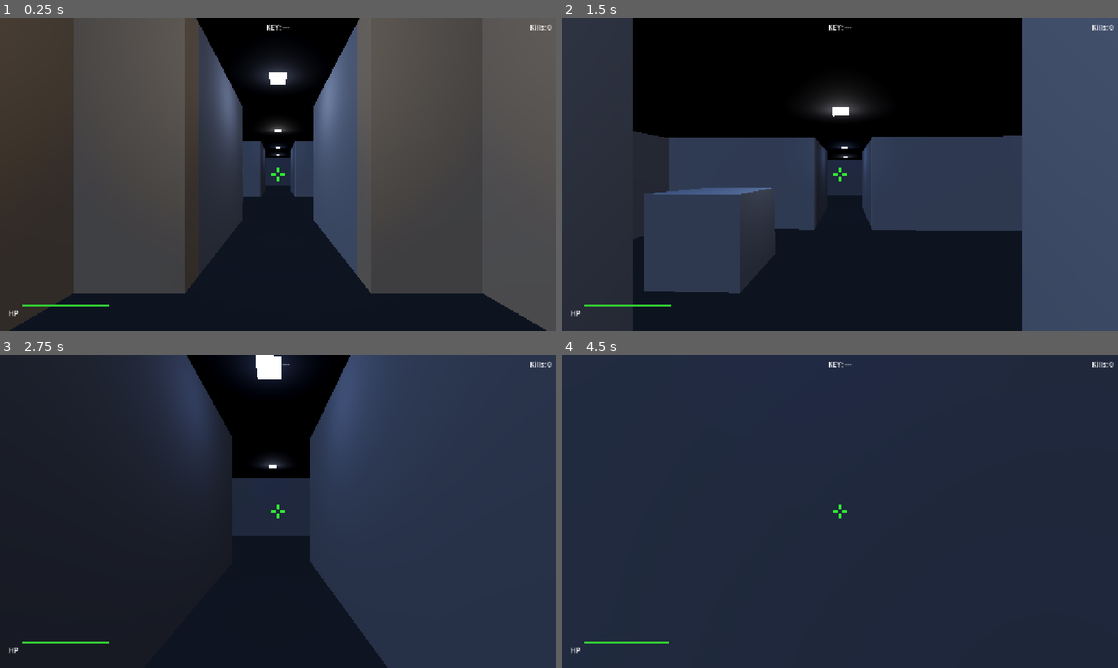
Above: before the commit, frames 1-4 (two rows, left to right).
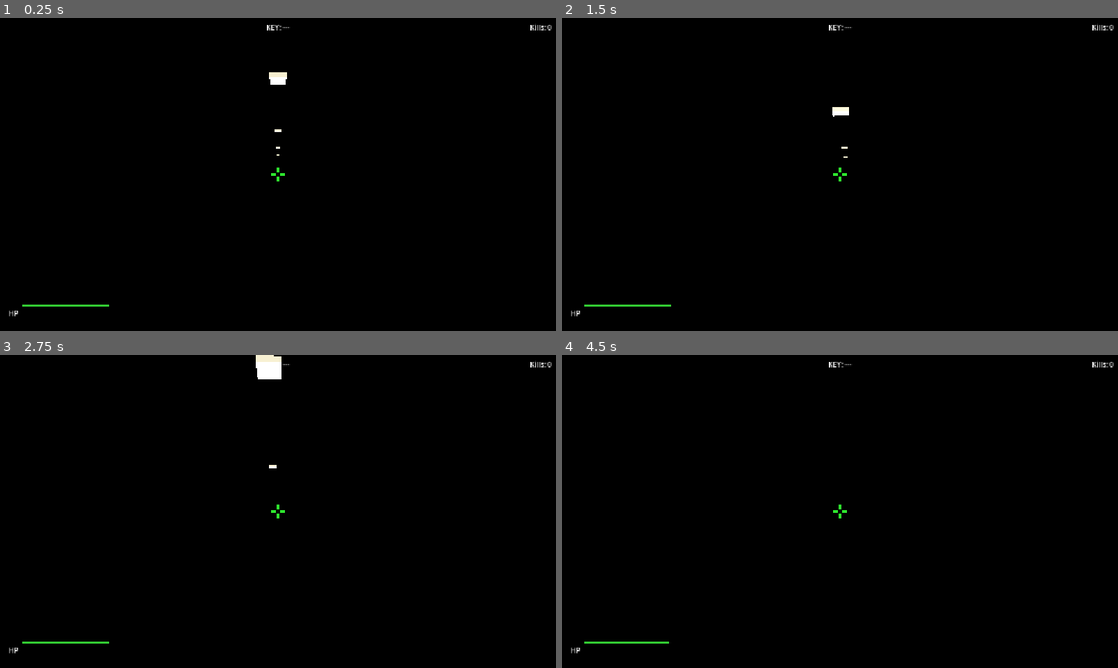
Above: after the commit, the same moments.

Repository: yarlson/hollows
Game: Godot game, scene res://scenes/levels/labyrinth.tscn
The game is run twice, just before and just after one commit, with the same random seed, the same clock (stepped at 60 frames per second) and the same inputs.
Inputs (mouse positions are in pixels of both pictures, inside the frame that each line leads up to):
- Up to frame 1 (0.25 s): no input
- Up to frame 2 (1.5 s): tap Enter at 0.5 s; move the mouse to (867, 174) at 0.52 s; press the mouse at (867, 174) at 0.53 s; hold W (move_forward) from 0.53 s (still down); tap Space (jump) at 0.77 s; move the mouse to (812, 174) at 1.27 s; release the mouse at (812, 174) at 1.28 s; click (812, 174) at 1.35 s
- Up to frame 3 (2.75 s): keep holding W (move_forward); tap Space (jump) at 1.52 s; move the mouse to (289, 505) at 2.02 s; press the mouse at (289, 505) at 2.03 s
- Up to frame 4 (4.5 s): keep holding W (move_forward); move the mouse to (834, 517) at 2.77 s; release the mouse at (834, 517) at 2.78 s; click (834, 517) at 2.85 s; tap Space (jump) at 3.02, 3.77 s; move the mouse to (878, 514) at 3.52 s; press the mouse at (878, 514) at 3.53 s; move the mouse to (795, 508) at 4.27 s; release the mouse at (795, 508) at 4.28 s; click (795, 508) at 4.35 s

The runs differ from the first frame. In frame 1, 93% of the frame differs, in the area x 0-100%, y 0-100%; in frame 2, 73%; in frame 3, 93%; in frame 4, 100%.

Commit message:
Transform lighting to dark atmospheric dungeon style by drastically reducing all light energies (0.2-0.5) and ranges (4-6m), desaturating and warming all lamp colors toward dim amber/orange tones, darkening all materials to near-black (0.06-0.18 albedo), enabling SSAO/volumetric fog/glow/color adjustment for moody atmosphere, and adding player flashlight (spot 15m range, 25° angle) to make navigation require active illumination and create a tense exploration experience where light is scarce and shadows dominate

Diff:
--- a/scenes/levels/labyrinth.tscn
+++ b/scenes/levels/labyrinth.tscn
@@ -11,7 +11,8 @@
 [ext_resource type="MeshLibrary" path="res://scenes/levels/wall_library.tres" id="8_meshlib"]
 
 [sub_resource type="StandardMaterial3D" id="DoorMaterial"]
-albedo_color = Color(0.5, 0.2, 0.1, 1)
+albedo_color = Color(0.2, 0.08, 0.05, 1)
+roughness = 0.8
 
 [sub_resource type="BoxShape3D" id="DoorShape"]
 size = Vector3(0.5, 4, 3)
@@ -27,45 +28,69 @@
 [sub_resource type="Environment" id="Environment_1"]
 background_mode = 2
 sky = SubResource("Sky_1")
-ambient_light_source = 3
-ambient_light_energy = 0.08
+ambient_light_source = 2
+ambient_light_color = Color(0.04, 0.04, 0.08, 1)
+ambient_light_energy = 0.06
 tonemap_mode = 3
+tonemap_exposure = 0.85
+ssao_enabled = true
+ssao_radius = 1.5
+ssao_intensity = 2.5
+glow_enabled = true
+glow_intensity = 0.4
+glow_bloom = 0.15
+glow_blend_mode = 1
+glow_hdr_threshold = 0.8
+volumetric_fog_enabled = true
+volumetric_fog_density = 0.04
+volumetric_fog_albedo = Color(0.1, 0.1, 0.15, 1)
+volumetric_fog_emission = Color(0, 0, 0, 1)
+volumetric_fog_anisotropy = 0.5
+volumetric_fog_length = 30.0
+adjustment_enabled = true
+adjustment_brightness = 0.95
+adjustment_contrast = 1.2
+adjustment_saturation = 0.45
 
 [sub_resource type="StandardMaterial3D" id="FloorMaterial"]
-albedo_color = Color(0.2, 0.2, 0.22, 1)
+albedo_color = Color(0.08, 0.08, 0.1, 1)
+roughness = 0.95
+
+[sub_resource type="StandardMaterial3D" id="SouthHallMaterial"]
+albedo_color = Color(0.14, 0.14, 0.18, 1)
 roughness = 0.9
 
-[sub_resource type="StandardMaterial3D" id="SouthHallMaterial"]
-albedo_color = Color(0.5, 0.52, 0.58, 1)
-
 [sub_resource type="StandardMaterial3D" id="CombatMaterial"]
-albedo_color = Color(0.55, 0.45, 0.38, 1)
+albedo_color = Color(0.15, 0.12, 0.1, 1)
+roughness = 0.9
 
 [sub_resource type="StandardMaterial3D" id="NorthMaterial"]
-albedo_color = Color(0.4, 0.42, 0.48, 1)
+albedo_color = Color(0.1, 0.11, 0.14, 1)
+roughness = 0.9
 
 [sub_resource type="StandardMaterial3D" id="KeyRoomMaterial"]
-albedo_color = Color(0.6, 0.52, 0.35, 1)
+albedo_color = Color(0.18, 0.14, 0.08, 1)
+roughness = 0.9
 
 [sub_resource type="StandardMaterial3D" id="CeilingMaterial"]
-albedo_color = Color(0.15, 0.15, 0.17, 1)
-roughness = 0.95
+albedo_color = Color(0.06, 0.06, 0.08, 1)
+roughness = 0.98
 
 [sub_resource type="StandardMaterial3D" id="LampMaterial"]
-albedo_color = Color(0.9, 0.9, 0.8, 1)
+albedo_color = Color(0.6, 0.55, 0.4, 1)
 emission_enabled = true
-emission = Color(0.9, 0.9, 0.8, 1)
-emission_energy_multiplier = 2.0
+emission = Color(0.7, 0.6, 0.35, 1)
+emission_energy_multiplier = 1.5
 
 [sub_resource type="BoxMesh" id="LampMesh"]
 size = Vector3(0.4, 0.1, 0.4)
 material = SubResource("LampMaterial")
 
 [sub_resource type="StandardMaterial3D" id="ExitLampMaterial"]
-albedo_color = Color(0.6, 0.9, 0.7, 1)
+albedo_color = Color(0.3, 0.5, 0.35, 1)
 emission_enabled = true
-emission = Color(0.6, 1.0, 0.7, 1)
-emission_energy_multiplier = 2.0
+emission = Color(0.2, 0.5, 0.25, 1)
+emission_energy_multiplier = 1.5
 
 [sub_resource type="BoxMesh" id="ExitLampMesh"]
 size = Vector3(0.4, 0.1, 0.4)
@@ -166,11 +191,11 @@
 
 [node name="Light" type="OmniLight3D" parent="Lamps/SpawnLamp"]
 transform = Transform3D(1, 0, 0, 0, 1, 0, 0, 0, 1, 0, 3.5, 0)
-light_color = Color(1.0, 0.95, 0.85, 1)
-light_energy = 0.8
-shadow_enabled = true
-omni_attenuation = 2.0
-omni_range = 6.0
+light_color = Color(0.9, 0.75, 0.4, 1)
+light_energy = 0.5
+shadow_enabled = true
+omni_attenuation = 2.0
+omni_range = 5.0
 
 [node name="SouthCorridorLamp" type="Node3D" parent="Lamps"]
 transform = Transform3D(1, 0, 0, 0, 1, 0, 0, 0, 1, 0, 0, 20)
@@ -181,10 +206,11 @@
 
 [node name="Light" type="OmniLight3D" parent="Lamps/SouthCorridorLamp"]
 transform = Transform3D(1, 0, 0, 0, 1, 0, 0, 0, 1, 0, 3.5, 0)
-light_color = Color(0.85, 0.9, 1.0, 1)
-light_energy = 0.5
-omni_attenuation = 2.0
-omni_range = 5.0
+light_color = Color(0.6, 0.65, 0.8, 1)
+light_energy = 0.25
+shadow_enabled = true
+omni_attenuation = 2.0
+omni_range = 4.0
 
 [node name="SouthHallLamp" type="Node3D" parent="Lamps"]
 transform = Transform3D(1, 0, 0, 0, 1, 0, 0, 0, 1, 0, 0, 14)
@@ -195,11 +221,11 @@
 
 [node name="Light" type="OmniLight3D" parent="Lamps/SouthHallLamp"]
 transform = Transform3D(1, 0, 0, 0, 1, 0, 0, 0, 1, 0, 3.5, 0)
-light_color = Color(0.9, 0.9, 0.9, 1)
-light_energy = 0.7
-shadow_enabled = true
-omni_attenuation = 2.0
-omni_range = 7.0
+light_color = Color(0.8, 0.7, 0.45, 1)
+light_energy = 0.4
+shadow_enabled = true
+omni_attenuation = 2.0
+omni_range = 5.0
 
 [node name="CombatWestLamp" type="Node3D" parent="Lamps"]
 transform = Transform3D(1, 0, 0, 0, 1, 0, 0, 0, 1, -12, 0, 14)
@@ -210,10 +236,11 @@
 
 [node name="Light" type="OmniLight3D" parent="Lamps/CombatWestLamp"]
 transform = Transform3D(1, 0, 0, 0, 1, 0, 0, 0, 1, 0, 3.5, 0)
-light_color = Color(1.0, 0.8, 0.5, 1)
-light_energy = 0.7
-omni_attenuation = 2.0
-omni_range = 7.0
+light_color = Color(0.9, 0.4, 0.2, 1)
+light_energy = 0.35
+shadow_enabled = true
+omni_attenuation = 2.0
+omni_range = 5.0
 
 [node name="CombatEastLamp" type="Node3D" parent="Lamps"]
 transform = Transform3D(1, 0, 0, 0, 1, 0, 0, 0, 1, 12, 0, 14)
@@ -224,10 +251,11 @@
 
 [node name="Light" type="OmniLight3D" parent="Lamps/CombatEastLamp"]
 transform = Transform3D(1, 0, 0, 0, 1, 0, 0, 0, 1, 0, 3.5, 0)
-light_color = Color(1.0, 0.8, 0.5, 1)
-light_energy = 0.7
-omni_attenuation = 2.0
-omni_range = 7.0
+light_color = Color(0.9, 0.4, 0.2, 1)
+light_energy = 0.35
+shadow_enabled = true
+omni_attenuation = 2.0
+omni_range = 5.0
 
 [node name="NorthCorridorLamp" type="Node3D" parent="Lamps"]
 transform = Transform3D(1, 0, 0, 0, 1, 0, 0, 0, 1, 0, 0, 7)
@@ -238,10 +266,11 @@
 
 [node name="Light" type="OmniLight3D" parent="Lamps/NorthCorridorLamp"]
 transform = Transform3D(1, 0, 0, 0, 1, 0, 0, 0, 1, 0, 3.5, 0)
-light_color = Color(0.7, 0.8, 1.0, 1)
-light_energy = 0.4
-omni_attenuation = 2.0
-omni_range = 5.0
+light_color = Color(0.5, 0.6, 0.8, 1)
+light_energy = 0.2
+shadow_enabled = true
+omni_attenuation = 2.0
+omni_range = 4.0
 
 [node name="NorthHallLamp" type="Node3D" parent="Lamps"]
 transform = Transform3D(1, 0, 0, 0, 1, 0, 0, 0, 1, 0, 0, 0)
@@ -252,11 +281,11 @@
 
 [node name="Light" type="OmniLight3D" parent="Lamps/NorthHallLamp"]
 transform = Transform3D(1, 0, 0, 0, 1, 0, 0, 0, 1, 0, 3.5, 0)
-light_color = Color(0.8, 0.85, 0.95, 1)
-light_energy = 0.6
-shadow_enabled = true
-omni_attenuation = 2.0
-omni_range = 7.0
+light_color = Color(0.5, 0.55, 0.7, 1)
+light_energy = 0.3
+shadow_enabled = true
+omni_attenuation = 2.0
+omni_range = 5.0
 
 [node name="NWCorridorLamp" type="Node3D" parent="Lamps"]
 transform = Transform3D(1, 0, 0, 0, 1, 0, 0, 0, 1, -10, 0, 1)
@@ -267,10 +296,11 @@
 
 [node name="Light" type="OmniLight3D" parent="Lamps/NWCorridorLamp"]
 transform = Transform3D(1, 0, 0, 0, 1, 0, 0, 0, 1, 0, 3.5, 0)
-light_color = Color(0.9, 0.85, 0.7, 1)
-light_energy = 0.4
-omni_attenuation = 2.0
-omni_range = 5.0
+light_color = Color(0.7, 0.5, 0.3, 1)
+light_energy = 0.2
+shadow_enabled = true
+omni_attenuation = 2.0
+omni_range = 4.0
 
 [node name="KeyRoomLamp" type="Node3D" parent="Lamps"]
 transform = Transform3D(1, 0, 0, 0, 1, 0, 0, 0, 1, 13, 0, 0)
@@ -281,10 +311,11 @@
 
 [node name="Light" type="OmniLight3D" parent="Lamps/KeyRoomLamp"]
 transform = Transform3D(1, 0, 0, 0, 1, 0, 0, 0, 1, 0, 3.5, 0)
-light_color = Color(1.0, 0.9, 0.6, 1)
-light_energy = 0.6
-omni_attenuation = 2.0
-omni_range = 8.0
+light_color = Color(0.8, 0.65, 0.3, 1)
+light_energy = 0.4
+shadow_enabled = true
+omni_attenuation = 2.0
+omni_range = 6.0
 
 [node name="ExitLamp" type="Node3D" parent="Lamps"]
 transform = Transform3D(1, 0, 0, 0, 1, 0, 0, 0, 1, -14, 0, 1)
@@ -295,10 +326,11 @@
 
 [node name="Light" type="OmniLight3D" parent="Lamps/ExitLamp"]
 transform = Transform3D(1, 0, 0, 0, 1, 0, 0, 0, 1, 0, 3.5, 0)
-light_color = Color(0.6, 1.0, 0.7, 1)
-light_energy = 0.6
-omni_attenuation = 2.0
-omni_range = 8.0
+light_color = Color(0.3, 0.6, 0.35, 1)
+light_energy = 0.35
+shadow_enabled = true
+omni_attenuation = 2.0
+omni_range = 5.0
 
 [node name="Enemies" type="Node3D" parent="."]
 
--- a/scenes/levels/wall_library.tres
+++ b/scenes/levels/wall_library.tres
@@ -1,28 +1,28 @@
 [gd_resource type="MeshLibrary" format=3]
 
 [sub_resource type="StandardMaterial3D" id="mat_spawn"]
-roughness = 0.85
-albedo_color = Color(0.6, 0.55, 0.5, 1)
+roughness = 0.9
+albedo_color = Color(0.14, 0.13, 0.12, 1)
 
 [sub_resource type="StandardMaterial3D" id="mat_south_hall"]
-roughness = 0.85
-albedo_color = Color(0.5, 0.52, 0.58, 1)
+roughness = 0.9
+albedo_color = Color(0.12, 0.12, 0.16, 1)
 
 [sub_resource type="StandardMaterial3D" id="mat_combat"]
-roughness = 0.85
-albedo_color = Color(0.55, 0.45, 0.38, 1)
+roughness = 0.9
+albedo_color = Color(0.14, 0.11, 0.09, 1)
 
 [sub_resource type="StandardMaterial3D" id="mat_north"]
-roughness = 0.85
-albedo_color = Color(0.4, 0.42, 0.48, 1)
+roughness = 0.9
+albedo_color = Color(0.1, 0.1, 0.14, 1)
 
 [sub_resource type="StandardMaterial3D" id="mat_key_room"]
-roughness = 0.85
-albedo_color = Color(0.6, 0.52, 0.35, 1)
+roughness = 0.9
+albedo_color = Color(0.16, 0.12, 0.07, 1)
 
 [sub_resource type="StandardMaterial3D" id="mat_exit"]
-roughness = 0.85
-albedo_color = Color(0.4, 0.52, 0.42, 1)
+roughness = 0.9
+albedo_color = Color(0.09, 0.12, 0.1, 1)
 
 [sub_resource type="BoxMesh" id="mesh_0"]
 size = Vector3(0.5, 4.0, 0.5)
--- a/scenes/player/player.tscn
+++ b/scenes/player/player.tscn
@@ -25,6 +25,16 @@
 target_position = Vector3(0, 0, -50)
 collision_mask = 5
 
+[node name="Flashlight" type="SpotLight3D" parent="Head/Camera3D"]
+transform = Transform3D(1, 0, 0, 0, 1, 0, 0, 0, 1, 0.3, -0.1, 0)
+light_color = Color(0.85, 0.85, 0.75, 1)
+light_energy = 2.0
+shadow_enabled = true
+omni_attenuation = 1.5
+spot_range = 15.0
+spot_angle = 25.0
+spot_attenuation = 1.5
+
 [node name="MuzzleFlash" type="OmniLight3D" parent="Head/Camera3D"]
 transform = Transform3D(1, 0, 0, 0, 1, 0, 0, 0, 1, 0.3, -0.2, -1.0)
 visible = false
